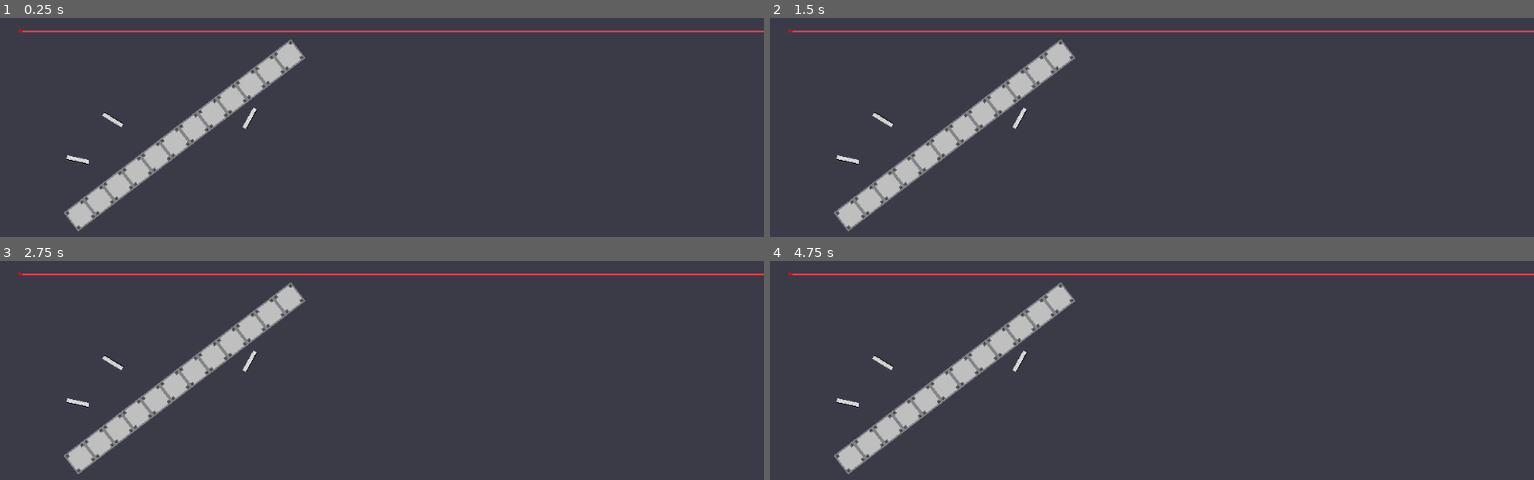
Above: before the commit, frames 1-4 (two rows, left to right).
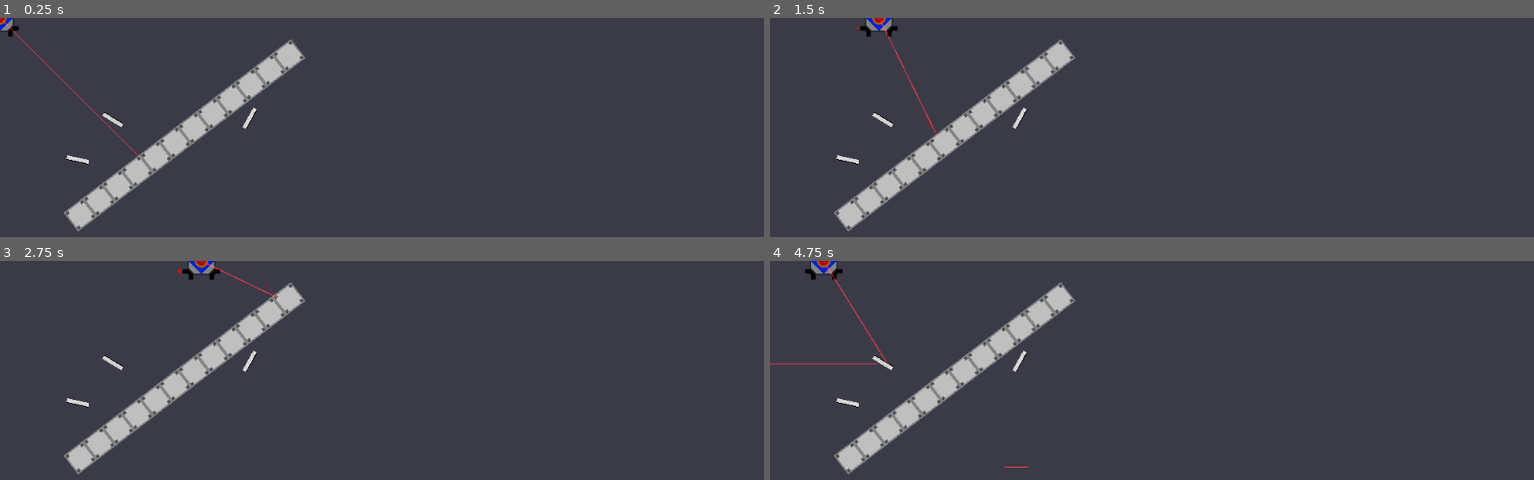
Above: after the commit, the same moments.

Repository: Call-Me-Sir/Calan-Game2021
Game: Godot game, scene res://Level 1.tscn
The game is run twice, just before and just after one commit, with the same random seed, the same clock (stepped at 60 frames per second) and the same inputs.
Inputs (mouse positions are in pixels of both pictures, inside the frame that each line leads up to):
- Up to frame 1 (0.25 s): no input
- Up to frame 2 (1.5 s): tap Enter at 0.5 s; move the mouse to (1320, 219) at 0.52 s; hold D (ui_right) 0.53-1.28 s; move the mouse to (outside the picture) at 1.27 s; hold Ctrl (slowdown) from 1.28 s (still down)
- Up to frame 3 (2.75 s): tap Space at 2 s; move the mouse to (458, 385) at 2.02 s; release Ctrl (slowdown) at 2.03 s; hold D (ui_right) from 2.03 s (still down)
- Up to frame 4 (4.75 s): move the mouse to (outside the picture) at 2.77 s; release D (ui_right) at 2.78 s; hold Shift (speedup) 2.78-3.53 s; tap Enter at 3.5 s; move the mouse to (outside the picture) at 3.52 s; hold A (ui_left) from 3.53 s (still down); move the mouse to (922, 416) at 4.27 s

The runs differ from the first frame. In frame 1, 1.1% of the frame differs, in the area x 0-100%, y 0-65%; in frame 2, 1.2%; in frame 3, 1.2%; in frame 4, 1.3%, in the area x 0-100%, y 0-95%.

Commit message:
Tiny change
Replaced lvl 1 laser with playerspaceship

Diff:
--- a/RayArray/Level 1.tscn
+++ b/RayArray/Level 1.tscn
@@ -1,7 +1,7 @@
 [gd_scene load_steps=4 format=2]
 
 [ext_resource path="res://Mirror.tscn" type="PackedScene" id=1]
-[ext_resource path="res://Red Laser Contraption.tscn" type="PackedScene" id=2]
+[ext_resource path="res://Playerspaceshipkinematic.tscn" type="PackedScene" id=2]
 [ext_resource path="res://Prototile.tscn" type="PackedScene" id=3]
 
 [node name="Level 1" type="Node"]
@@ -69,4 +69,4 @@
 [node name="Prototile12" parent="Tiles" instance=ExtResource( 3 )]
 position = Vector2( 368, 64 )
 
-[node name="Red Laser Contraption" parent="." instance=ExtResource( 2 )]
+[node name="Playerspaceshipkinematic" parent="." instance=ExtResource( 2 )]
